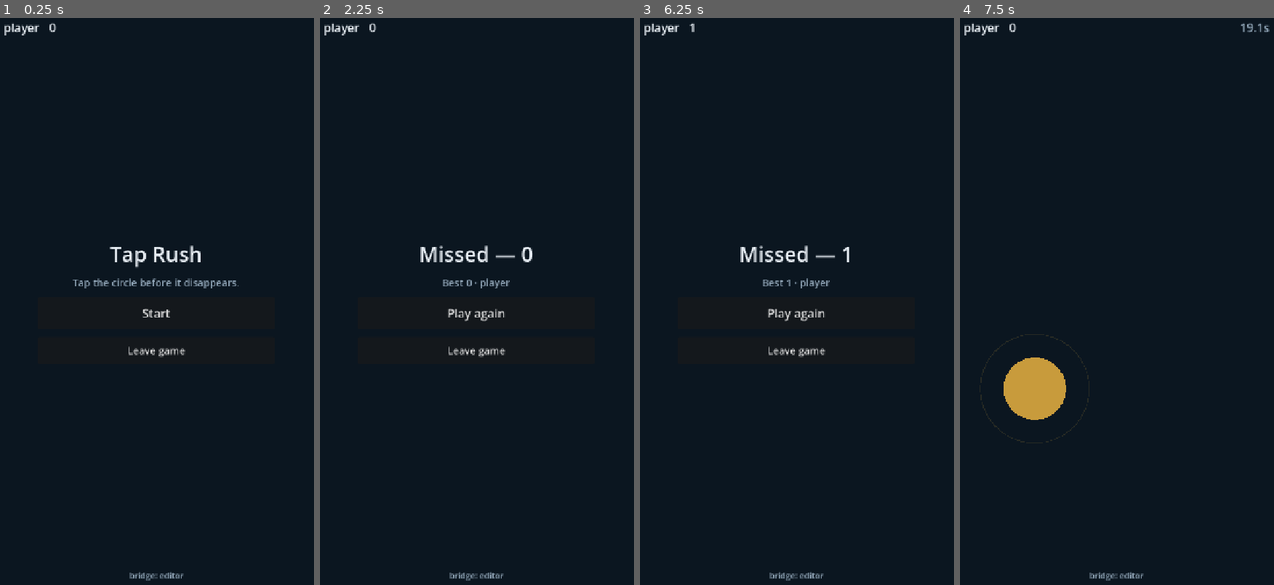
Above: before the commit, frames 1-4 (left to right).
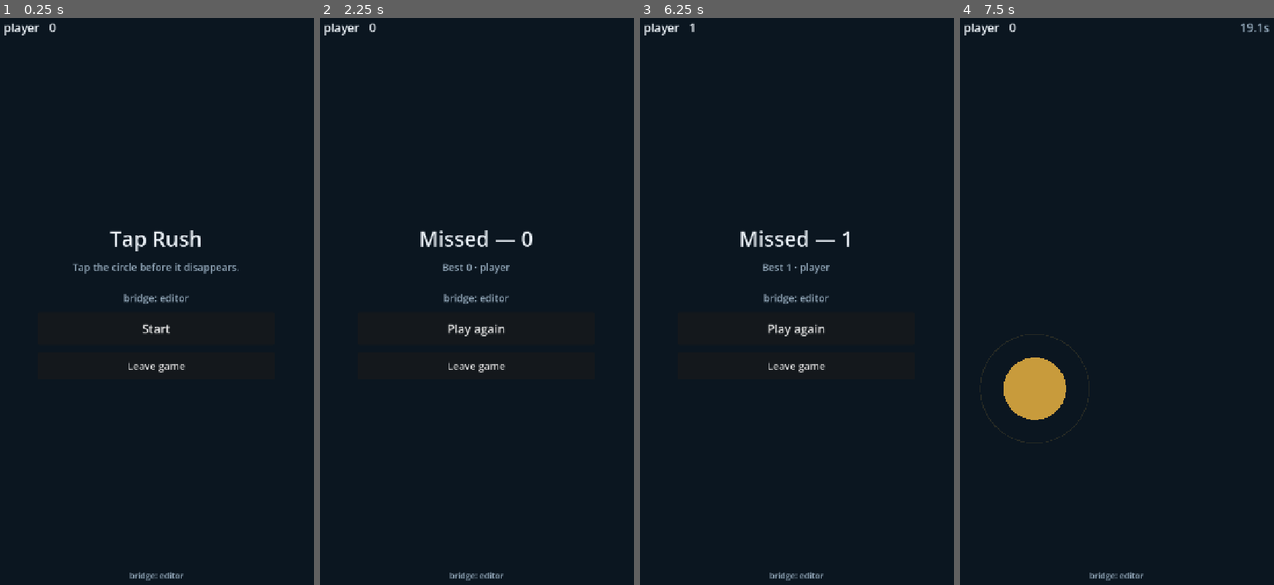
Above: after the commit, the same moments.

Repository: OpeyemiLawal/Telegram-bot
Game: Godot game, scene res://Main.tscn
Same seed, same stepped clock (60 frames per second), same inputs: the game is played once before the commit and once after it.
Inputs (mouse positions are in pixels of both pictures, inside the frame that each line leads up to):
- Up to frame 1 (0.25 s): no input
- Up to frame 2 (2.25 s): click "Start" at 0.5 s; move the mouse to (477, 301) at 1.27 s; click (477, 301) at 1.42 s; move the mouse to (411, 329) at 2.02 s; click (411, 329) at 2.17 s
- Up to frame 3 (6.25 s): click "Play again" at 2.75 s; move the mouse to (828, 171) at 3.52 s; click (828, 171) at 3.67 s; move the mouse to (781, 420) at 4.27 s; click (781, 420) at 4.42 s; move the mouse to (894, 386) at 5.02 s; click (894, 386) at 5.17 s; move the mouse to (699, 216) at 5.77 s; click (699, 216) at 5.92 s
- Up to frame 4 (7.5 s): click "Play again" at 6.5 s; move the mouse to (1132, 301) at 7.27 s; click (1132, 301) at 7.42 s

The runs differ from the first frame. In frame 1, 2.1% of the frame differs, in the area x 23-76%, y 37-63%; in frame 2, 2.0%; in frame 3, 1.9%; in frame 4, nothing differs.

Commit message:
Re-export Tap Rush

Diff:
--- a/test-game/godot/Main.gd
+++ b/test-game/godot/Main.gd
@@ -74,6 +74,10 @@
 ## outside costs a full 35 MB export and redeploy. A word in the corner turns
 ## that loop into a glance.
 var _bridge_state := "starting"
+
+## The banner's own text, kept apart from the bridge line appended to it, so the
+## state can be refreshed without losing the message underneath.
+var _subtitle_base := ""
 
 var _status: Label
 var _top_bar: HBoxContainer
@@ -154,6 +158,10 @@
 	_primary.add_theme_font_size_override("font_size", int(26.0 * u))
 	_leave_button.add_theme_font_size_override("font_size", int(22.0 * u))
 	_status.add_theme_font_size_override("font_size", int(18.0 * u))
+	# Both offsets, not just the bottom one. A bottom-wide preset anchors top and
+	# bottom to the same edge, so moving only `offset_bottom` upward gives the
+	# label a negative height and it silently never draws.
+	_status.offset_top = -46.0 * u
 	_status.offset_bottom = -PADDING * u
 
 	# Wide enough to read, never wider than the screen it sits on.
@@ -352,7 +360,7 @@
 	_top_bar.add_child(_timer_label)
 
 	_status = Label.new()
-	_status.set_anchors_preset(Control.PRESET_BOTTOM_WIDE)
+	_status.set_anchors_and_offsets_preset(Control.PRESET_BOTTOM_WIDE)
 	_status.grow_vertical = Control.GROW_DIRECTION_BEGIN
 	_status.horizontal_alignment = HORIZONTAL_ALIGNMENT_CENTER
 	_status.add_theme_color_override("font_color", MUTED)
@@ -391,10 +399,14 @@
 
 func _show_banner(title: String, subtitle: String, action: String) -> void:
 	_title.text = title
-	_subtitle.text = subtitle
+	_subtitle_base = subtitle
 	_primary.text = action
 	_banner.visible = true
 	_update_hud()
+
+
+func _refresh_subtitle() -> void:
+	_subtitle.text = "%s\n\nbridge: %s" % [_subtitle_base, _bridge_state]
 
 
 func _update_hud() -> void:
@@ -402,6 +414,8 @@
 	_timer_label.text = "%0.1fs" % maxf(_time_left, 0.0) if _playing else ""
 	if _status:
 		_status.text = "bridge: %s" % _bridge_state
+	if _subtitle:
+		_refresh_subtitle()
 
 
 func _leave() -> void:
